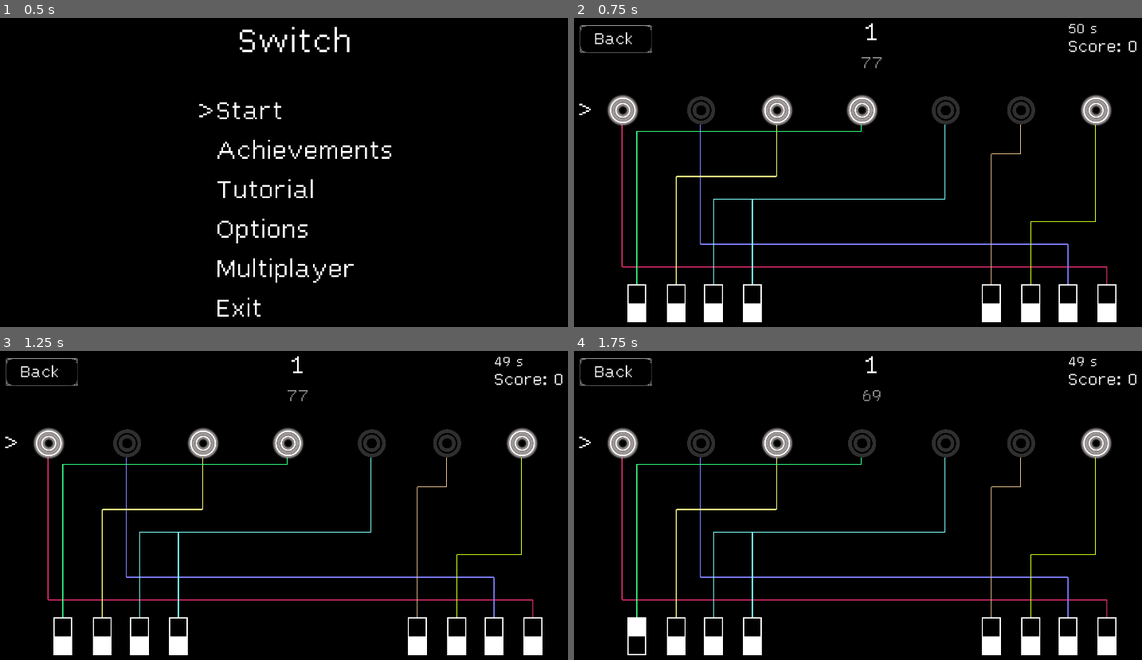
Above: before the commit, frames 1-4 (two rows, left to right).
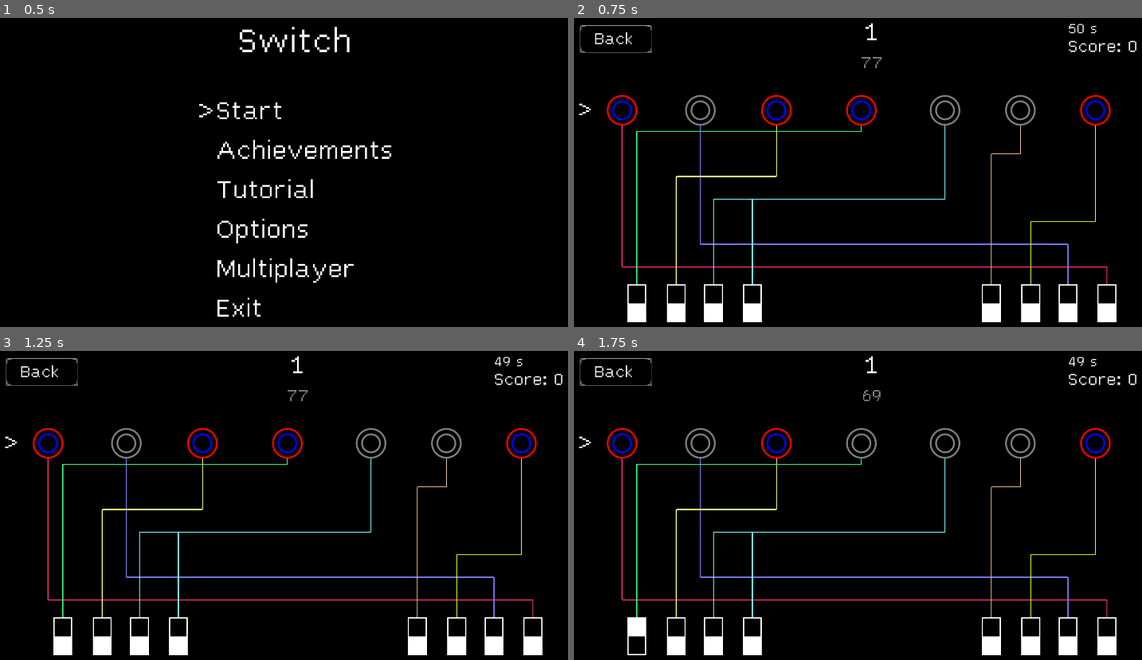
Above: after the commit, the same moments.

Repository: DragonCat4012/Switch
Game: Godot game, scene res://Scenes/menu.tscn
The game is run twice, just before and just after one commit, with the same random seed, the same clock (stepped at 60 frames per second) and the same inputs.
Inputs (mouse positions are in pixels of both pictures, inside the frame that each line leads up to):
- Up to frame 1 (0.5 s): no input
- Up to frame 2 (0.75 s): tap Enter (ui_accept) at 0.5 s; move the mouse to (1011, 153) at 0.52 s; hold Right (ui_right) from 0.53 s (still down); click (1011, 153) at 0.67 s
- Up to frame 3 (1.25 s): keep holding Right (ui_right); tap Enter (ui_accept) at 0.77 s
- Up to frame 4 (1.75 s): tap Enter (ui_accept) at 1.25, 1.52 s; move the mouse to (636, 635) at 1.27 s; release Right (ui_right) at 1.28 s; hold Down (ui_down) from 1.28 s (still down); click (636, 635) at 1.42 s

Frame 1 is identical in both runs. In frame 2, 2.8% of the frame differs, in the area x 5-95%, y 24-36%; in frame 3, 2.8%; in frame 4, 2.7%.

Commit message:
update lamp textures

Diff:
--- a/Scenes/game.tscn
+++ b/Scenes/game.tscn
@@ -1,10 +1,11 @@
-[gd_scene load_steps=10 format=3 uid="uid://cygmp3elu4kij"]
+[gd_scene load_steps=11 format=3 uid="uid://cygmp3elu4kij"]
 
 [ext_resource type="Script" path="res://Scenes/game.gd" id="1_67put"]
 [ext_resource type="Texture2D" uid="uid://cf83i6ab4h457" path="res://Sprites/button.PNG" id="2_cvfho"]
 [ext_resource type="FontFile" uid="uid://b2cswqm32sj5f" path="res://Ressources/Lex.ttf" id="2_q8ujg"]
 [ext_resource type="Script" path="res://Sprites/Switch/Switch.gd" id="3_gwxeo"]
 [ext_resource type="Texture2D" uid="uid://bg2v8g0rhtklx" path="res://Sprites/Maps/map_deco.PNG" id="4_tswrj"]
+[ext_resource type="Texture2D" uid="uid://duac6v6i1u8lx" path="res://Sprites/Lamps/lamp_off.svg" id="4_w1ryu"]
 [ext_resource type="Texture2D" uid="uid://cpiutjtj20tfu" path="res://Sprites/Lamps/off.PNG" id="5_4jnr2"]
 [ext_resource type="Texture2D" uid="uid://bwvpxew6qd2m5" path="res://Sprites/Maps/map_border.PNG" id="5_nvd4p"]
 [ext_resource type="Texture2D" uid="uid://c2pe7fupsvd5j" path="res://Sprites/Switch/white_off.svg" id="6_1cxes"]
@@ -65,7 +66,7 @@
 offset_right = 1343.0
 offset_bottom = 1486.0
 scale = Vector2(0.0910947, 0.0910947)
-texture = ExtResource("5_4jnr2")
+texture = ExtResource("4_w1ryu")
 expand_mode = 2
 script = ExtResource("6_ampmk")
 metadata/ID = 1
--- a/Sprites/Lamps/Lamp.gd
+++ b/Sprites/Lamps/Lamp.gd
@@ -1,7 +1,7 @@
 extends TextureRect
 
-var onTexture = load("res://Sprites/Lamps/on.PNG")
-var offTexture = load("res://Sprites/Lamps/off.PNG")
+var onTexture = load("res://Sprites/Lamps/lamp_on.svg")
+var offTexture = load("res://Sprites/Lamps/lamp_off.svg")
 var isOn = false
 
 func _ready():
--- /dev/null
+++ b/Sprites/Lamps/lamp_off.svg
@@ -0,0 +1,13 @@
+<?xml version="1.0" encoding="UTF-8" standalone="no"?>
+
+<svg
+height="100" width="100"
+   version="1.1"
+   xmlns:inkscape="http://www.inkscape.org/namespaces/inkscape"
+   xmlns:sodipodi="http://sodipodi.sourceforge.net/DTD/sodipodi-0.dtd"
+   xmlns="http://www.w3.org/2000/svg"
+   xmlns:svg="http://www.w3.org/2000/svg">
+
+<circle cx="50" cy ="50" r="40" stroke="gray" stroke-width="5" fill="none"/>
+<circle cx="50" cy ="50" r="25" stroke="gray" stroke-width="5" fill="none"/>
+</svg>
--- /dev/null
+++ b/Sprites/Lamps/lamp_on.svg
@@ -0,0 +1,31 @@
+<?xml version="1.0" encoding="UTF-8" standalone="no"?>
+
+<svg
+height="100" width="100"
+   version="1.1"
+   xmlns:inkscape="http://www.inkscape.org/namespaces/inkscape"
+   xmlns:sodipodi="http://sodipodi.sourceforge.net/DTD/sodipodi-0.dtd"
+   xmlns="http://www.w3.org/2000/svg"
+   xmlns:svg="http://www.w3.org/2000/svg">
+
+   <!--<rect width="100%" height="100%" fill="green"/>-->
+
+<circle cx="50" cy="50" r="40" stroke="red" stroke-width="5" fill="none"/>
+<circle cx="50" cy ="50" r="25" stroke="blue" stroke-width="5" fill="none">
+<animate attributeName="r" from="40" to="50" dur="1.5" begin="0s" repeatCount="indefinite"/>
+<animate attributeName="stroke" from="blue" to="transparent" dur="1.5" begin="0s" repeatCount="indefinite"/>
+</circle>
+
+<circle cx="50" cy ="50" r="25" stroke="red" stroke-width="5" fill="none"/>
+<circle cx="50" cy ="50" r="25" stroke="blue" stroke-width="5" fill="none">
+<animate attributeName="r" from="25" to="40" dur="1.5" begin="0s" repeatCount="indefinite"/>
+<animate attributeName="stroke" from="blue" to="transparent" dur="1.5" begin="0s" repeatCount="indefinite"/>
+</circle>
+
+<circle cx="50" cy ="50" r="25" stroke="blue" stroke-width="5" fill="none">
+<animate attributeName="r" from="10" to="25" dur="1.5" begin="0s" repeatCount="indefinite"/>
+<animate attributeName="stroke" from="blue" to="transparent" dur="1.5" begin="0s" repeatCount="indefinite"/>
+</circle>
+
+
+</svg>
Not shown, added: Sprites/Lamps/lamp_off.svg.import
Not shown, added: Sprites/Lamps/lamp_on.svg.import
